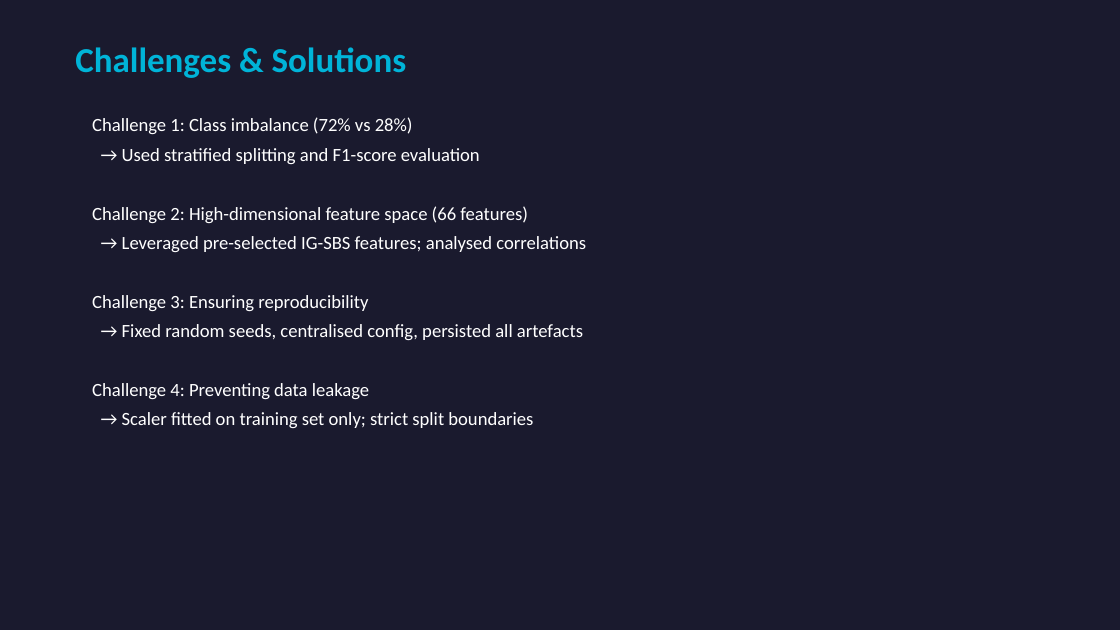
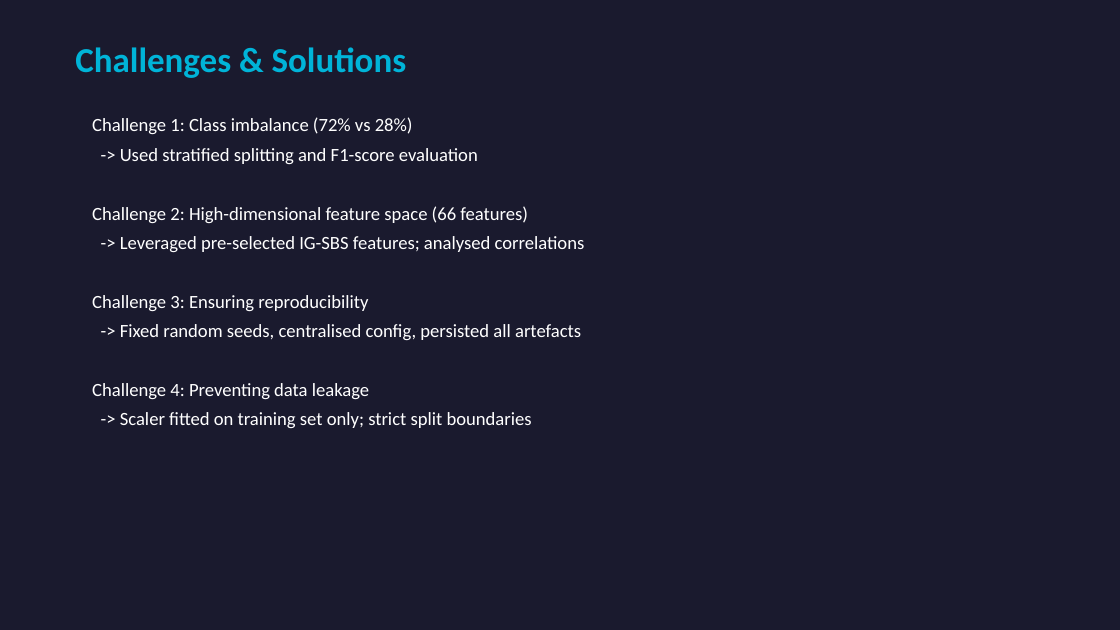
Before and after one commit to mohammadibnibrahim/XSS_ML, a slide deck: slide 16 of presentation/Blackhat_Presentation.pptx. Drawn at 1120x630 pixels with LibreOffice and Linux fonts; fonts in the diff are those of the drawing. Boxes give left, top, right and bottom in pixels: in the first picture for what was removed or moved away, otherwise in the second. Text is boxed around its words. In the diff, an @@ line names an element or a change of style, - is before the commit and + after.

```diff
--- a/presentation/Blackhat_Presentation.pptx
+++ b/presentation/Blackhat_Presentation.pptx
@@ text at (120,148,478,164): text changed @@
-→ Used stratified splitting and F1-score evaluation
+-> Used stratified splitting and F1-score evaluation
@@ text at (120,236,585,252): text changed @@
-→ Leveraged pre-selected IG-SBS features; analysed correlations
+-> Leveraged pre-selected IG-SBS features; analysed correlations
@@ text at (120,324,581,340): text changed @@
-→ Fixed random seeds, centralised config, persisted all artefacts
+-> Fixed random seeds, centralised config, persisted all artefacts
@@ text at (120,412,532,428): text changed @@
-→ Scaler fitted on training set only; strict split boundaries
+-> Scaler fitted on training set only; strict split boundaries
```
Also in this commit, not shown: 3 other slides changed, 10 other files.
